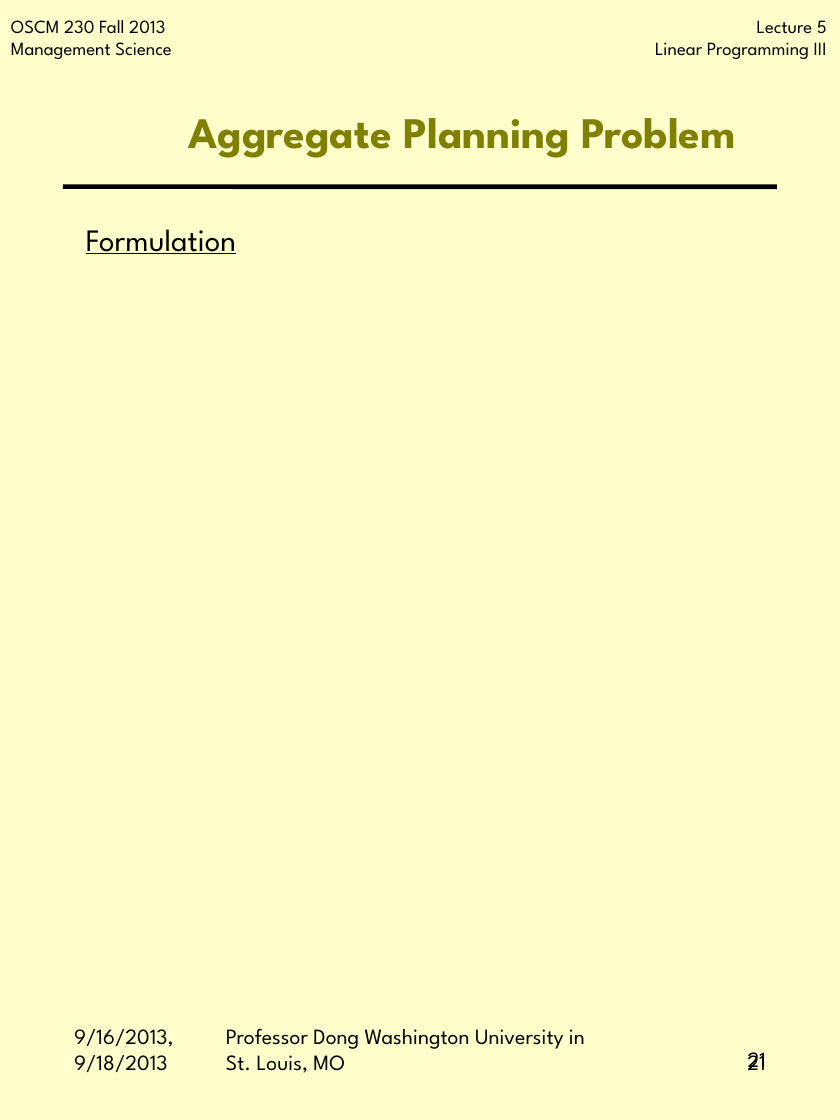
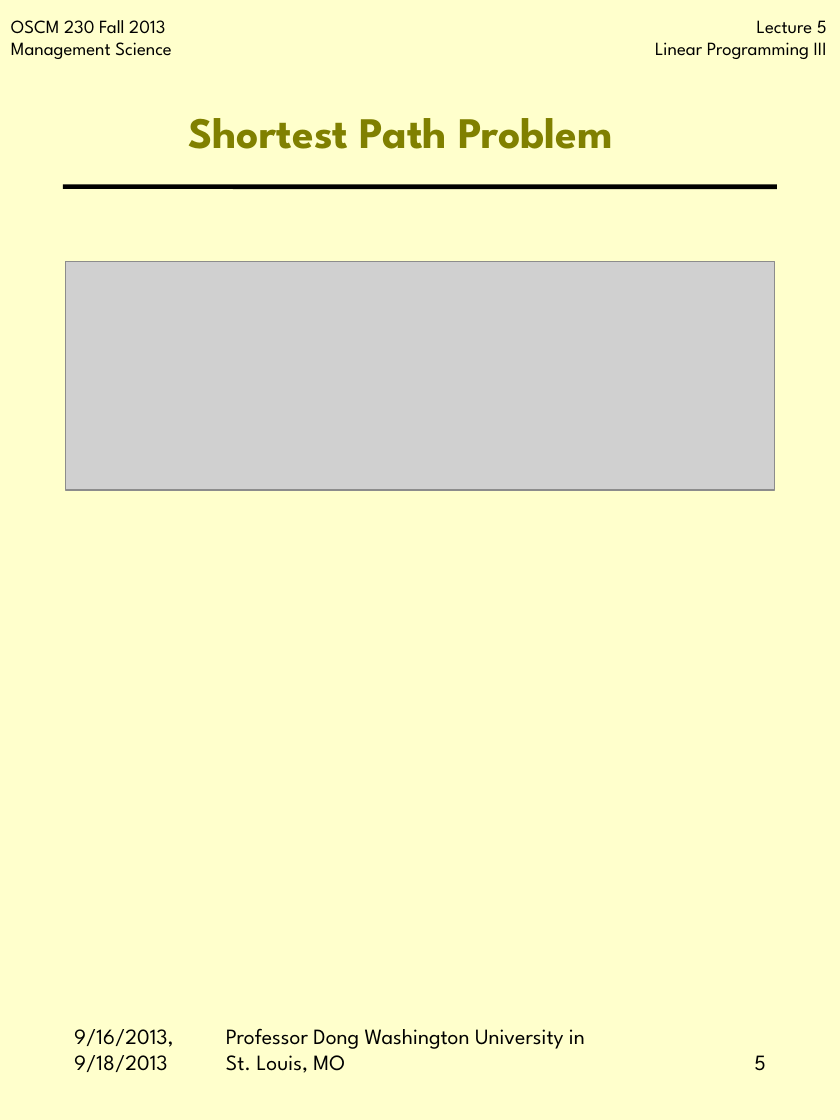
Before and after one commit to jbf232/OSCM230, a slide deck: slide 5 of Fall 2015/Lectures/Lecture 3 Formulations/Lecture 3 Formulations.pptx (slide 21 before the commit). Drawn at 840x1120 pixels with LibreOffice and Linux fonts; fonts in the diff are those of the drawing; grey boxes stand for pictures; background and template pictures are left out. Boxes give left, top, right and bottom in pixels: in the first picture for what was removed or moved away, otherwise in the second. Text is boxed around its words. In the diff, an @@ line names an element or a change of style, - is before the commit and + after.

Commit message:
Finished Lecture 3 - Formulations

```diff
--- a/Fall 2015/Lectures/Lecture 3 Formulations/Lecture 3 Formulations.pptx
+++ b/Fall 2015/Lectures/Lecture 3 Formulations/Lecture 3 Formulations.pptx
@@ title at box(189, 118, 612, 149): text changed @@
-Aggregate Planning Problem
+Shortest Path Problem
@@ text removed at box(86, 229, 236, 254) @@
-Formulation
@@ picture added at box(65, 261, 774, 489) @@
@@ page number removed at box(603, 1017, 777, 1092) @@
-21
@@ page number at box(754, 1055, 765, 1071): text changed @@
-21
+5
```
Also in this commit, not shown: 4 other slides changed, 1 slide added, 16 slides removed.
